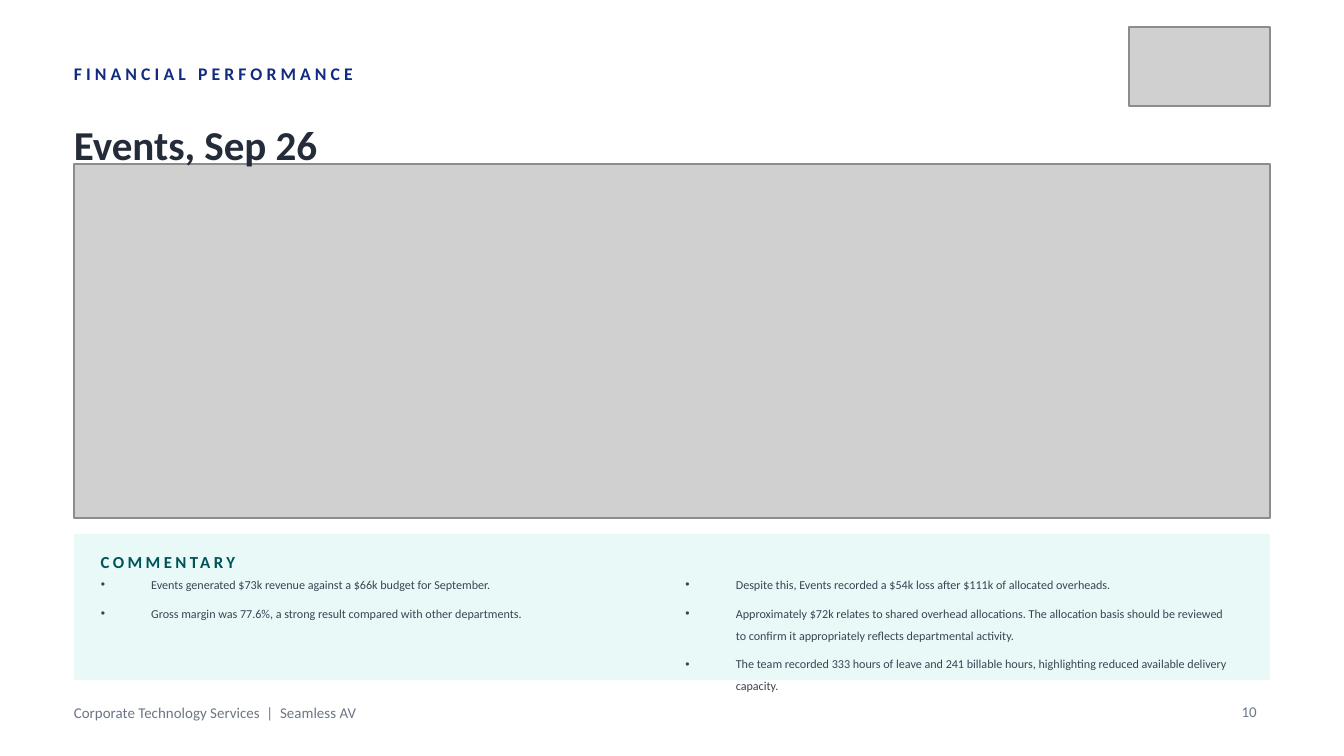
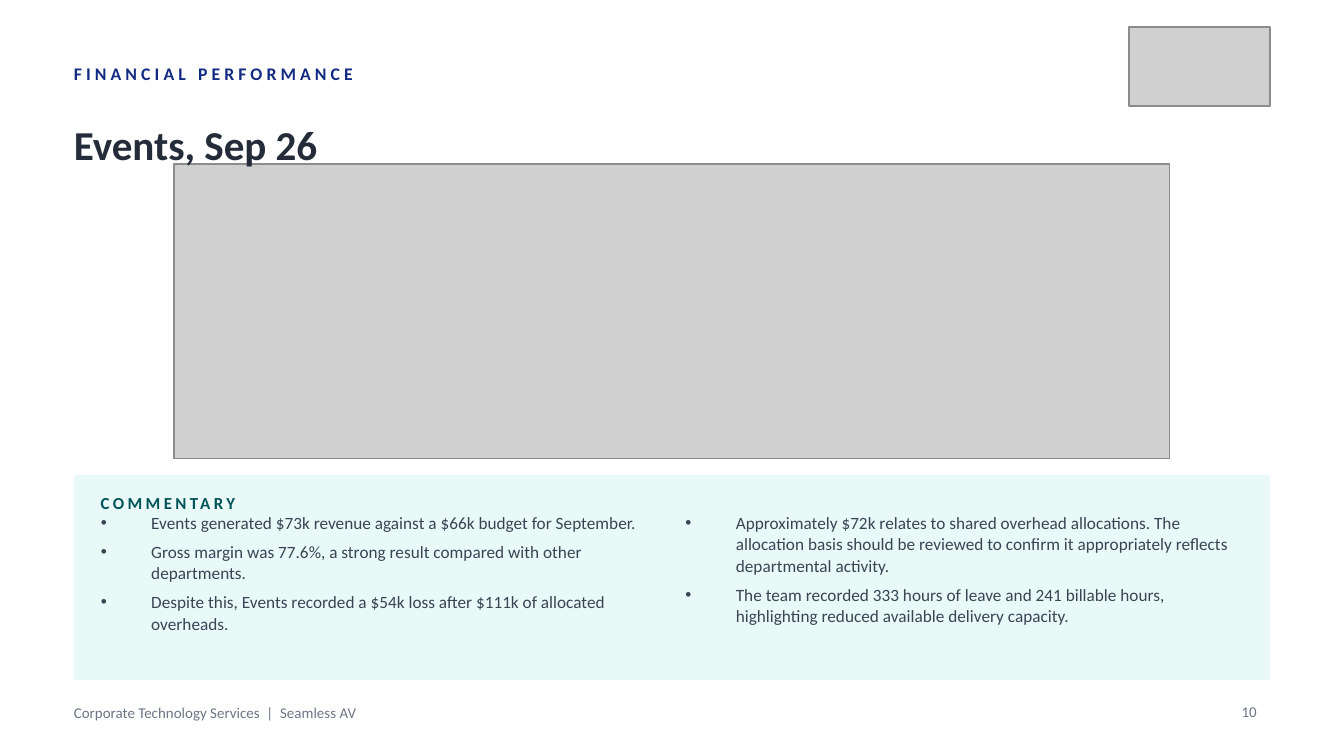
Before and after one commit to WesleyNelson-O33/Claude, a slide deck: slide 10 of deck/CTS Monthly Business Review - 30092026.pptx. Drawn at 1344x756 pixels with LibreOffice and Linux fonts; fonts in the diff are those of the drawing; grey boxes stand for pictures. Boxes give left, top, right and bottom in pixels: in the first picture for what was removed or moved away, otherwise in the second. Text is boxed around its words. In the diff, an @@ line names an element or a change of style, - is before the commit and + after.

```diff
--- a/deck/CTS Monthly Business Review - 30092026.pptx
+++ b/deck/CTS Monthly Business Review - 30092026.pptx
@@ picture resized from (x1=74, y1=164, x2=1270, y2=519) to (x1=175, y1=164, x2=1171, y2=458) @@
@@ rectangle resized from (x1=74, y1=535, x2=1270, y2=680) to (x1=74, y1=474, x2=1270, y2=680) @@
@@ text "COMMENTARY" moved from (x1=101, y1=546, x2=504, y2=579) to (x1=101, y1=485, x2=504, y2=519) @@
@@ text "Events generated $73k revenue against ..." moved from (x1=151, y1=580, x2=521, y2=620) to (x1=151, y1=517, x2=636, y2=630) @@
@@ text at (x1=151, y1=517, x2=636, y2=582): size 6.5 to 9.2 pt in "Events generated $73k revenue against a $66k ...", "Gross margin was 77.6%, a strong result ..." @@
@@ text "Approximately $72k relates to shared ..." moved from (x1=736, y1=580, x2=1226, y2=670) to (x1=736, y1=517, x2=1228, y2=625) @@
@@ text "Approximately $72k relates to shared ..." at (x1=736, y1=517, x2=1228, y2=625): size 6.5 to 9.2 pt @@
@@ text at (x1=151, y1=596, x2=605, y2=630): paragraph added @@
+• Despite this, Events recorded a $54k loss after $111k of allocated overheads.
@@ text at (x1=736, y1=580, x2=1110, y2=591): paragraph removed @@
-• Despite this, Events recorded a $54k loss after $111k of allocated overheads.
```
Also in this commit, not shown: 20 other slides changed, 1 other file.
